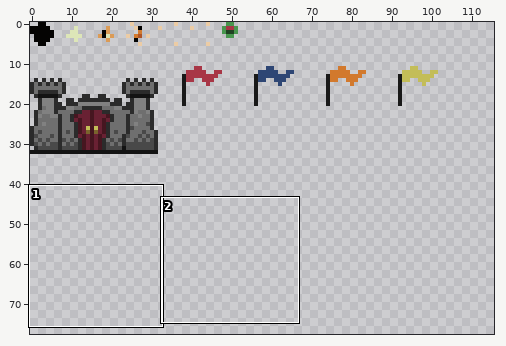
File history of a sprite sheet, res/textures/textureGame.png. Above, an overview of the earlier version with the close-up marked.
Close-up. Old version:
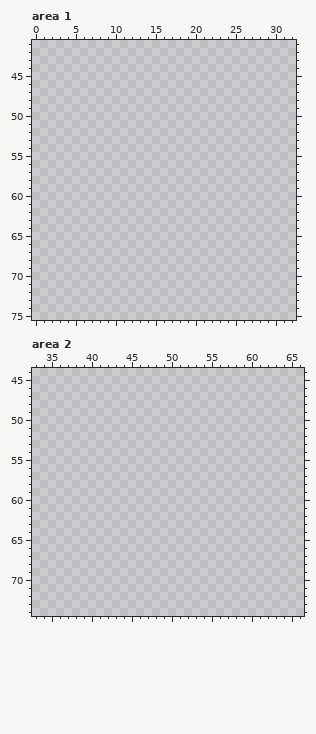
The file is 256x256 pixels. Colours within 5 levels of each other are drawn and written as one. Shown: area 1: x 0..32, y 41..75; area 2: x 33..66, y 44..74. The wide view leaves out empty margins. The commit also changed other parts of the picture, which this record leaves out.
Now the later version:
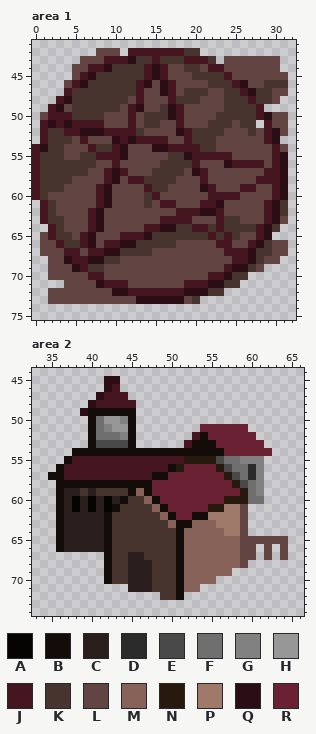
Palette (. is transparent): A #050403  B #140c08  C #291e1c  D #2b2b2b  E #494949  F #6f6f6f  G #818181  H #979797  J #461620  K #47342f  L #624442  M #876258  N #28190f  P #9f7a6b  Q #2a0d15  R #692133
The exact change:
Area 1:
y 42: x 8..10 ... -> LLL; x 12..20 ......... -> JJJJJJJKK
y 43: x 6..22 ................. -> LLLJJJQKKJKKKJJJK; x 24..30 ....... -> LLLLLLL
y 44: x 5..30 .......................... -> LLJJQKKKKJQJLLKKLJJLLLLLLL
y 45: x 5..31 ........................... -> LJQKKKKKKJQJLLLKKKKJLLLLLLL
y 46: x 4..31 ............................ -> LJQKKKKKKJQLQJLLLLKKKJQLLKKK
y 47: x 4..31 ............................ -> JKKKKKKKKJLLQJLKKKLLKKJQKKLL
y 48: x 3..30 ............................ -> JQKKKKKKKLJLLLJKKKLLLKKKJKKL
y 49: x 2..28 ........................... -> JQLKKKKKKLJQLLKQJLLLLLKKKKJ
y 50: x 1..31 ............................... -> LJJJKKKKLLLJLKKKQJLLLLKKKKKJQLL
y 51: x 1..27 ........................... -> JQJQJJJJLLLJLKKLLJLLLKKKLKK; x 29..31 ... -> JLL
y 52: x 1..31 ............................... -> JKKJJQQQJJJJKLLLLQJKKKKLLLKLJQL
y 53: x 1..30 .............................. -> JKKKLJLLLQJQJJJJLLJKKKLLLLLLJQ
y 54: x 0..31 ................................ -> JQKKLLLJKKJQLLLQQJJJJKKLLLLLLLJL
y 55: x 0..31 ................................ -> JKKKLLKKJJJQLLLLLKKQJJJJJLLLLLJQ
y 56: x 0..31 ................................ -> JKKKKKKKLLJLLLLLKKKKJLLLQJJJJLJQ
y 57: x 0..31 ................................ -> JKKKKKKLLJQJLLLKKKKLQJLLLLLLLJJQ
y 58: x 0..31 ................................ -> JKKKKLLLLJQLJJKKKKLLLJLLLLLLJJJQ
y 59: x 0..31 ................................ -> JKKKLLLLJQLLLLJKKLLLLQJLLLJJLLJQ
y 60: x 0..31 ................................ -> JKLLLLLLJQLLLLKJLLLLLLJJJJLLLLJQ
y 61: x 1..31 ............................... -> JKLLLLLJQLLLLKLJJLLLJJQLLLLLJQK
y 62: x 1..31 ............................... -> JKLLLLJQLLLLLLLLLJJJQQJLLLLLJQK
y 63: x 1..31 ............................... -> JKKLLLJQLLLLLLLJJJJLLLJKKLLLJQL
y 64: x 2..30 ............................. -> JKLLLJQLLLLLJJQQKKJJKJKKKKJQK
y 65: x 1..29 ............................. -> LJKKLJQLLLJJJQKKKKKKKJKJKLLJQ
y 66: x 1..31 ............................... -> LLJKKJQLJJQQKKKKKLLLLLJJLLJQKLL
y 67: x 1..31 ............................... -> LLLJJLJJQQKKKKLLLLLLLLLJJJQKKLL
y 68: x 2..30 ............................. -> LLQJJQQKKLLLLLLLLLLLLLLJJQKLL
y 69: x 2..28 ........................... -> LLLQJKKLLLLLLLLLLLLLLLJQQKL
y 70: x 2..26 ......................... -> LLLLLJJLLLLLLLLLLLLLJJQKK
y 71: x 4..25 ...................... -> LLLLQJJJLLLLLLLJJJQQKK
y 72: x 2..23 ...................... -> LLLLLLLLQQJJJJJJJQQQKK
y 73: x 2..20 ................... -> LLLLLLLLLLLQQQQQQLK
Area 2:
y 45: x 42..43 .. -> QQ
y 46: x 42..43 .. -> QJ
y 47: x 41..44 .... -> QJJJ
y 48: x 40..45 ...... -> QJJJJJ
y 49: x 39..45 ....... -> QBBBBBB
y 50: x 40..45 ...... -> BFHHGB
y 51: x 40..45 ...... -> BFGHHB; x 54..59 ...... -> RRRRRR
y 52: x 40..45 ...... -> BFFFGB; x 53..60 ........ -> JBRRRRRR
y 53: x 40..45 ...... -> BEEEEB; x 52..61 .......... -> JBBBRRRRRR
y 54: x 38..62 ......................... -> BBBBBBBBBBBBBBBBBBBRRRRRR
y 55: x 37..61 ......................... -> BJJJJJJJJJJJJJJNNNNEFFGGG
y 56: x 36..61 .......................... -> BJJJJJJJJJJJJJBNRRRRNEFFDG
y 57: x 35..61 ........................... -> BBJJJJJJJJJJJBBRRRRRRRNEFDG
y 58: x 36..61 .......................... -> BBBBBBBBBBBBRRRRRRRRRRNEFG
y 59: x 36..61 .......................... -> BCCKCKKKKBMBRRRRRRRRRRRNFG
y 60: x 36..61 .......................... -> BCACACACBKKMBRRRRRRRRNNNFF
y 61: x 36..59 ........................ -> BCACACABKKKKMBRRRRRNNPPL
y 62: x 36..59 ........................ -> BCCCCCBKKKKKKMBRRBBPPPPL
y 63: x 36..59 ........................ -> BCCCCCBKKKKKKKMBBMMMPPPL
y 64: x 36..59 ........................ -> BCCCCCBKKKKKKKKBMMMMMPPL
y 65: x 36..64 ............................. -> BCCCCCBKKKKKKKKBMMMMMMMLLLLLL
y 66: x 36..60 ......................... -> BCCCCCBKKKKKKKKBMMMMMMMLL; x 62 . -> L; x 64 . -> L
y 67: x 42..60 ................... -> BKKCCKKKKBMMMMMMMLL; x 62 . -> L; x 64 . -> L
y 68: x 42..59 .................. -> BKKCCCKKKBMMMMMMML
y 69: x 42..57 ................ -> BKKCCCKKKBMMMMMM
y 70: x 42..55 .............. -> BKKCCCKKKBMMMM
y 71: x 45..53 ......... -> CCCKKKBMM
y 72: x 49..51 ... -> KKB
Where, in picture pixels (left, top, right, bottom), the same in both close-ups:
added: (32, 48, 288, 304)
added: (48, 376, 288, 600)
